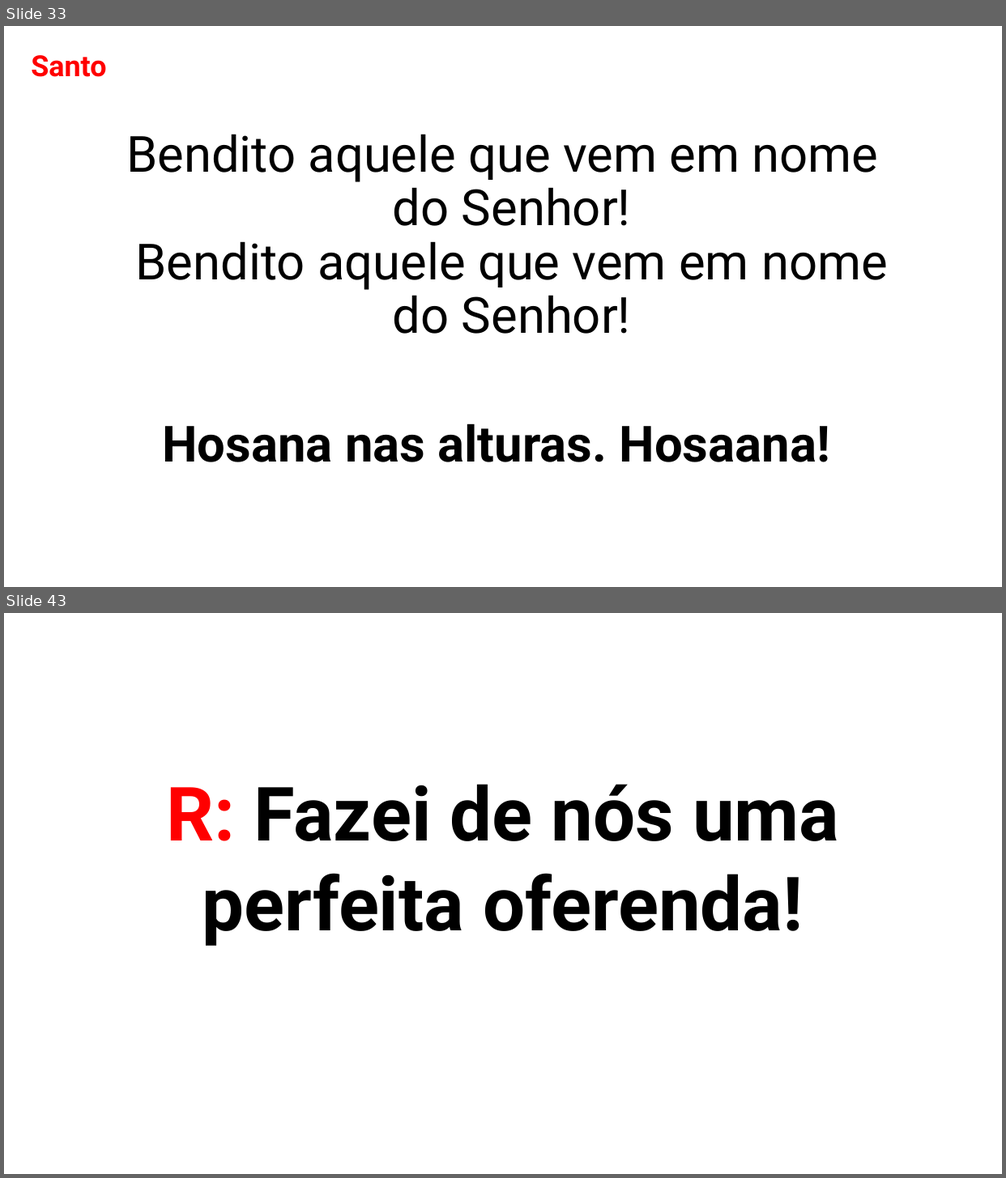
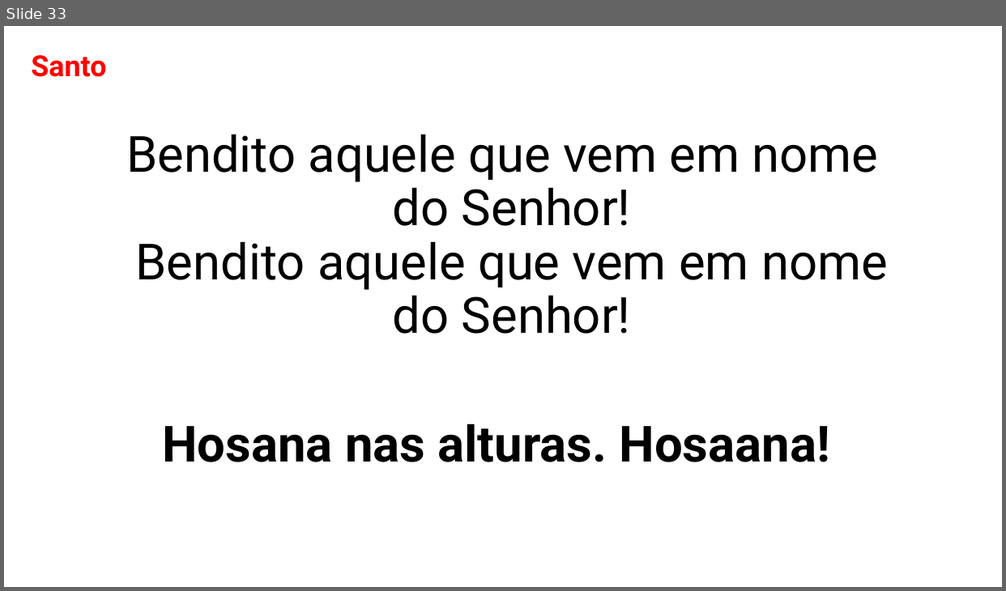
Before and after one commit to PHGodoyCosta/pallotti-slides, a slide deck: src/pallotti_slides/resources/template/mass_template.pptx. Shown one above the other, each under a label of ours: slides 33 and 43 before the commit, slide 33 after it; the slides between them are not shown. The pictures are 1006x1178 and 1006x591 pixels, drawn with LibreOffice and Linux fonts; fonts in the diff are those of the drawing. Boxes give left, top, right and bottom in pixels: in the first picture for what was removed or moved away, otherwise in the second. Text is boxed around its words. In the diff, an @@ line names an element or a change of style, - is before the commit and + after.

```diff
--- a/src/pallotti_slides/resources/template/mass_template.pptx
+++ b/src/pallotti_slides/resources/template/mass_template.pptx
@@ slide 43 removed at [4, 613, 1002, 1174], background #FFFFFF @@
@@ text removed at [166, 784, 839, 946] @@
-R: Fazei de nós uma perfeita oferenda!
```
Also in this commit, not shown: 30 other slides removed, 20 other files.
